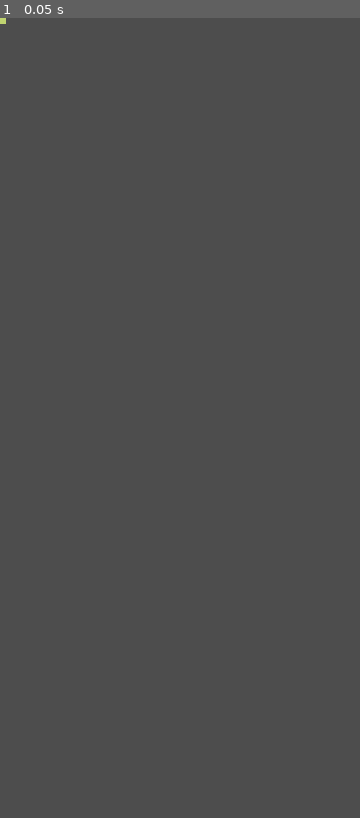
Above: before the commit, frame 1.
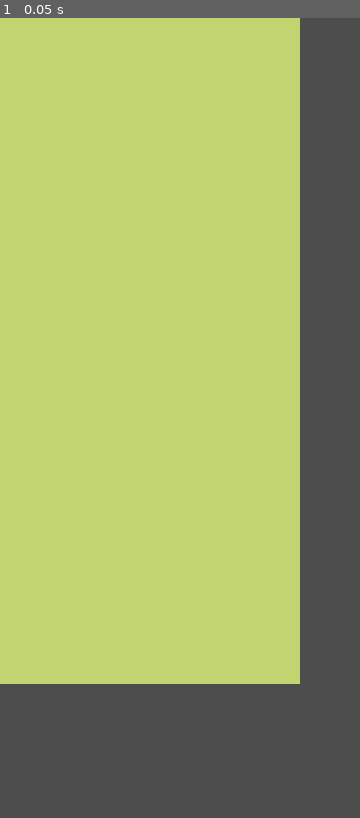
Above: after the commit, the same moment.

Repository: shailstorm/bird-game-2025
Game: Godot game, scene res://forest.tscn
Same seed, same stepped clock (60 frames per second), same inputs: the game is played once before the commit and once after it.
Inputs:
- Up to frame 1 (0.05 s): no input

The runs differ from the first frame. In frame 1, 69% of the frame differs, in the area x 0-84%, y 0-84%.

Commit message:
fill rectangle

Diff:
--- a/draw_forest.gd
+++ b/draw_forest.gd
@@ -1,16 +1,24 @@
 extends TileMapLayer
 
-func _drawRectangle(width, height, starting_x, starting_y) -> void:
-	var fill_coords = Vector2i(width, height)
-	var starting_coords = Vector2i(starting_x, starting_y)
+func _fillRectangle(x1, y1, x2, y2) -> void:
+	"""
+		fills from top left corner (x1, y1) to bottom right corner (x2, y2) inclusive
+	"""
+
 	var atlas_coords = Vector2i(1, 1)
-	self.set_cell(fill_coords, 0, atlas_coords)
-	self.set_cell(starting_coords, 0, atlas_coords)
+	for x in range(x1, x2):
+		for y in range(y1, y2):
+			var fill_coords = Vector2i(x, y)
+			self.set_cell(fill_coords, 0, atlas_coords)
+
+	# var starting_coords = Vector2i(starting_x, starting_y)
+	# self.set_cell(fill_coords, 0, atlas_coords)
+	# self.set_cell(starting_coords, 0, atlas_coords)
 
 
 # Called when the node enters the scene tree for the first time.
 func _ready() -> void:
-	_drawRectangle(900, 2000, 0, 0)
+	_fillRectangle(0, 0, 56, 125)
 
 
 # Called every frame. 'delta' is the elapsed time since the previous frame.
